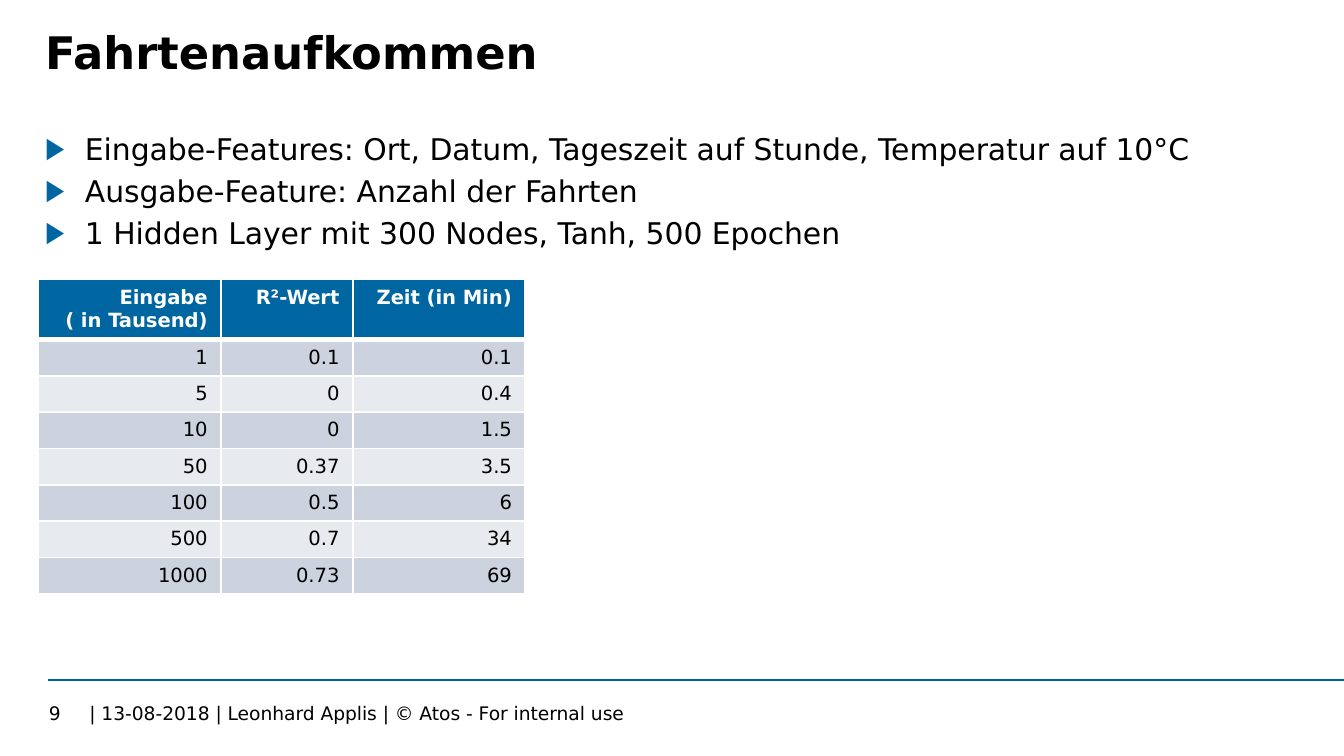
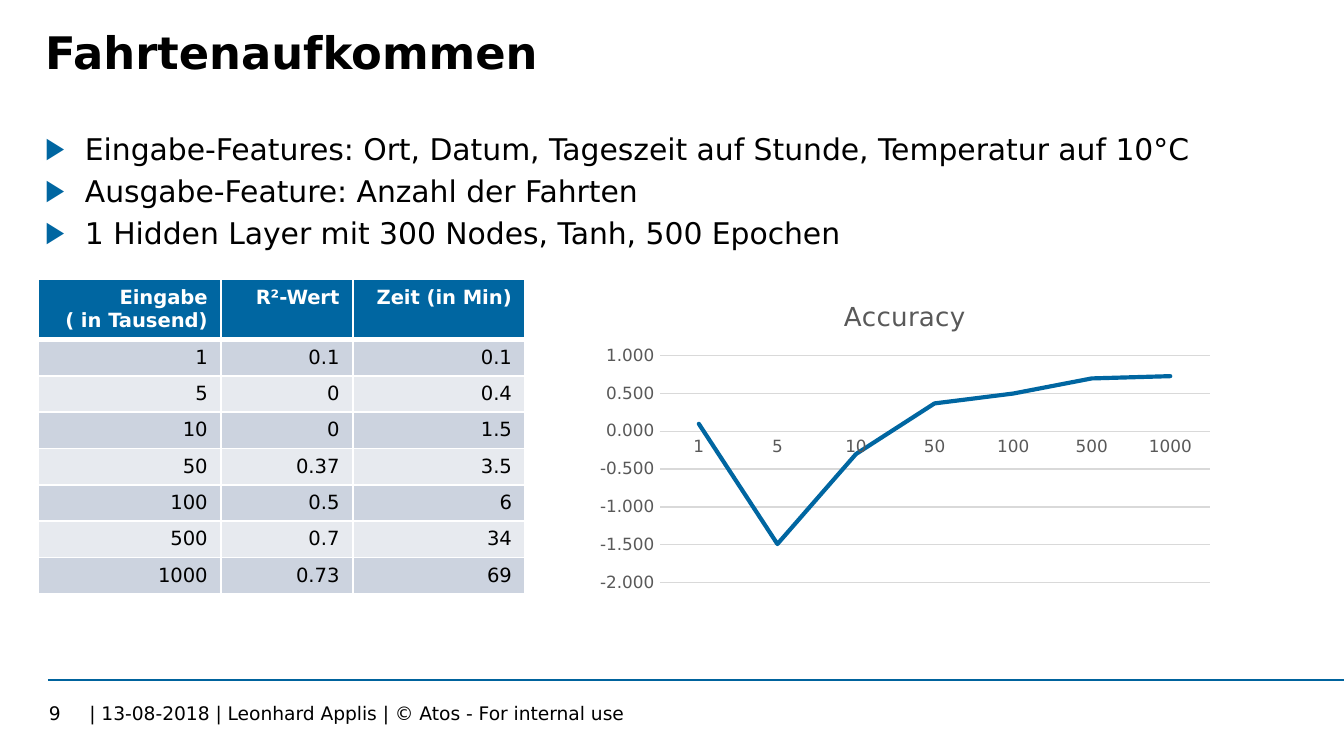
Before and after one commit to Twonki/Bachelorthesis, a slide deck: slide 9 of Bachelor_Zwischenstand.pptx. Drawn at 1344x756 pixels with LibreOffice and Linux fonts; fonts in the diff are those of the drawing; background and template pictures are left out. Boxes give left, top, right and bottom in pixels: in the first picture for what was removed or moved away, otherwise in the second. Text is boxed around its words. In the diff, an @@ line names an element or a change of style, - is before the commit and + after.

```diff
--- a/Bachelor_Zwischenstand.pptx
+++ b/Bachelor_Zwischenstand.pptx
@@ line chart added at bbox=[587, 280, 1222, 599] @@
+title "Accuracy"
+categories: 1, 5, 10, 50, 100, 500, 1000
+Accuracy: 0.1, -1.49, -0.3, 0.37, 0.5, 0.7, 0.73
```
Also in this commit, not shown: 4 other slides changed.
